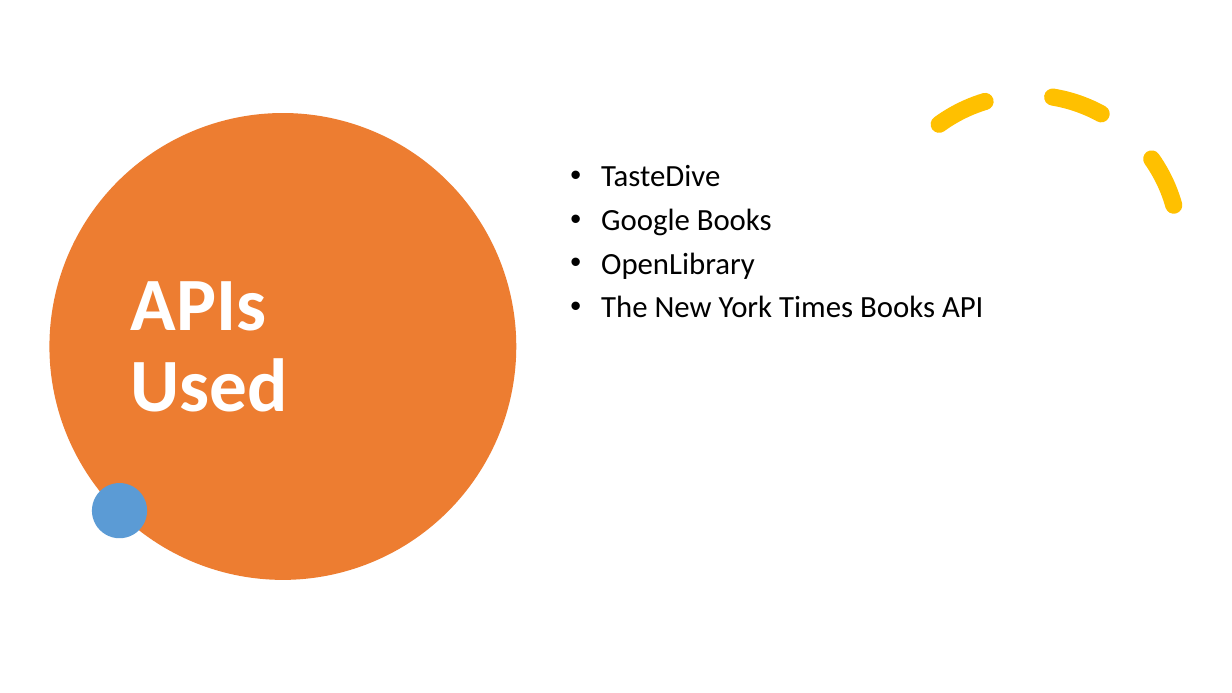
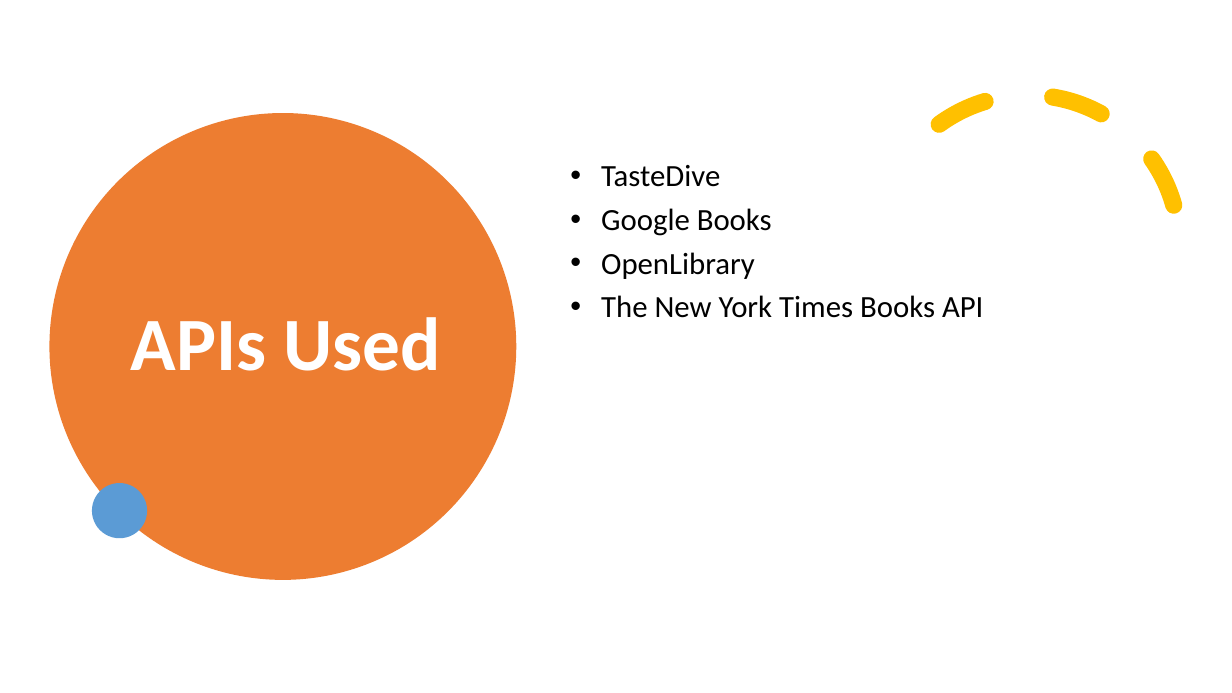
Before and after one commit to nagck/NOVELty, a slide deck: slide 7 of assets/novelty.pptx. Drawn at 1232x693 pixels with LibreOffice and Linux fonts; fonts in the diff are those of the drawing. Boxes give left, top, right and bottom in pixels: in the first picture for what was removed or moved away, otherwise in the second. Text is boxed around its words. In the diff, an @@ line names an element or a change of style, - is before the commit and + after.

```diff
--- a/assets/novelty.pptx
+++ b/assets/novelty.pptx
@@ title "APIs Used" rewrapped from box(131, 281, 288, 412) to box(131, 317, 440, 371) @@
```
Also in this commit, not shown: 11 other slides changed, 2 slides added, 1 slide removed.
